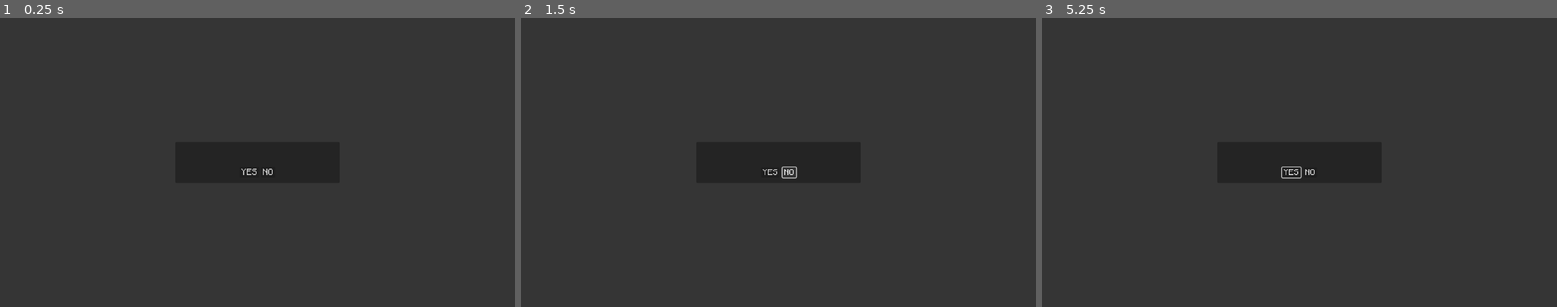
Above: before the commit, frames 1-3 (left to right).
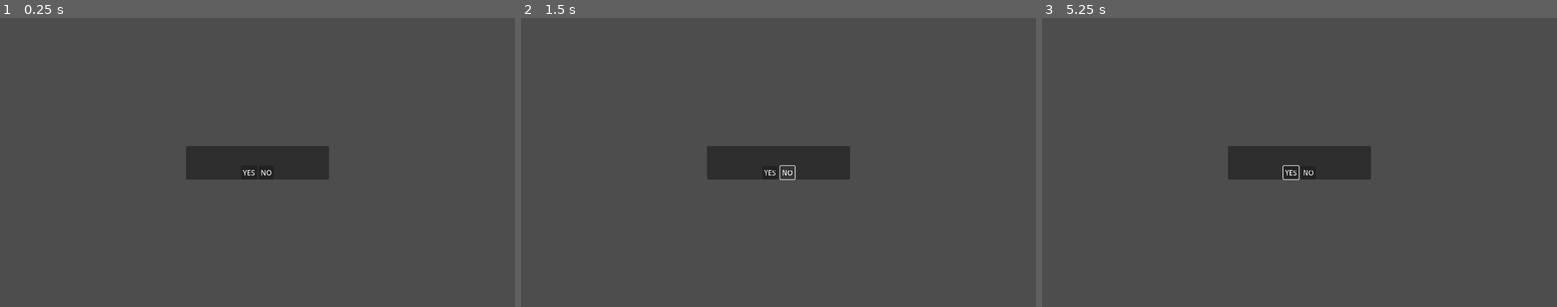
Above: after the commit, the same moments.

Repository: mikeredev/trader
Game: Godot game, scene res://ui/dialog/confirm/dialog_confirm.tscn
The game is run twice, just before and just after one commit, with the same random seed, the same clock (stepped at 60 frames per second) and the same inputs. This scene is started directly instead of the project's main scene.
Inputs (mouse positions are in pixels of both pictures, inside the frame that each line leads up to):
- Up to frame 1 (0.25 s): no input
- Up to frame 2 (1.5 s): click "YES" at 0.5 s; click "NO" at 1.25 s
- Up to frame 3 (5.25 s): move the mouse to (1412, 148) at 2.02 s; hold Right (ui_right) 2.03-2.78 s; click (1412, 148) at 2.17 s; move the mouse to (1196, 176) at 2.77 s; hold Down (ui_down) 2.78-3.53 s; click (1196, 176) at 2.92 s; move the mouse to (1351, 98) at 3.52 s; hold Right (ui_right) 3.53-4.28 s; click (1351, 98) at 3.67 s; move the mouse to (1273, 220) at 4.27 s; hold Up (ui_up) 4.28-5.03 s; click (1273, 220) at 4.42 s; move the mouse to (1454, 205) at 5.02 s; hold Left (ui_left) from 5.03 s (still down); click (1454, 205) at 5.17 s

The runs differ from the first frame. In frame 1, 1.5% of the frame differs, in the area x 34-66%, y 42-58%; in frame 2, 1.6%; in frame 3, 1.6%.
Error in both runs: Invalid call. Nonexistent function 'create_tween' in base 'Nil'. (res://ui/class/button/ui_button.gd:21)

Commit message:
ui splash fade

Diff:
--- a/common/global/system.gd
+++ b/common/global/system.gd
@@ -1,17 +1,16 @@
 extends Node ## Global access point to system-level utilities, services, and core loop.
 
 var _active_state: ActiveState
-var service: Dictionary[StringName, Service]
+var _services: Dictionary[StringName, Service]
 var _cache: Node2D # ensure wiped on reset
 
 
 func _ready() -> void:
-	 # pre-populate service alphabetically for convenience
+	 # pre-populate _services alphabetically for convenience
 	for type: Service.ServiceType in Service.ServiceType.values():
 		var service_id: StringName = _get_service_id(type)
-		service[service_id] = null
-	service.sort()
-	print(System.service.get("city_manager"))
+		_services[service_id] = null
+	_services.sort()
 
 
 func change_state(p_new: ActiveState) -> void:
@@ -44,7 +43,7 @@
 
 func get_service(p_type: Service.ServiceType) -> Service:
 	var display_name: StringName = _get_service_id(p_type)
-	return service.get(display_name, null)
+	return _services.get(display_name, null)
 
 
 func pause_game(p_paused: bool) -> void:
@@ -62,11 +61,11 @@
 	var display_name: StringName = _get_service_id(p_type)
 
 	# log if service is already running / TBD quickload considerations
-	if service.get(display_name):
+	if _services.get(display_name):
 		Debug.log_warning("Restarting service: %s" % display_name)
 
 	# add to existing slot (created in _ready())
-	service[display_name] = p_service
+	_services[display_name] = p_service
 	Debug.log_debug("Started service: %s" % display_name)
 
 
--- a/service/system/scene/scene_manager.gd
+++ b/service/system/scene/scene_manager.gd
@@ -101,12 +101,10 @@
 
 
 func get_confirmation(p_text: String, p_confirm_text: String = "YES", p_cancel_text: String = "NO") -> bool:
-	var box: String = FileLocation.DIALOG_CONFIRM
-	var modal: DialogConfirm = create_scene(box) # add_to_ui(box, UI.ContainerType.DIALOG)
-	var ui: UI = get_ui()
-	ui.splash.add_scene(modal)
+	var modal: DialogConfirm = _ui.splash.add_modal(FileLocation.DIALOG_CONFIRM, Color.RED, 0.5)
 	modal.configure(p_text, p_confirm_text, p_cancel_text)
 	var result: bool = await modal.await_input()
+	_ui.splash.reset_fade()
 	return result
 
 
--- a/ui/dialog/confirm/dialog_confirm.gd
+++ b/ui/dialog/confirm/dialog_confirm.gd
@@ -1,8 +1,8 @@
-class_name DialogConfirm extends Control
+class_name DialogConfirm extends PanelContainer
 
 signal completed(p_result: bool)
 
-@onready var ui_confirm: Button = %ConfirmButton
+@onready var ui_confirm: Button = %ConfirmButton # use custom UIButton
 @onready var ui_cancel: Button = %CancelButton
 @onready var ui_text: Label = %ConfirmationLabel
 
@@ -40,14 +40,14 @@
 	ui_cancel.text = p_cancel_text
 	var height: int = (ui_text.get_line_count() * ui_text.get_line_height()) + ui_text.get_line_height()
 	ui_text.custom_minimum_size = Vector2(ui_text.size.x, height)
-	Debug.log_debug("Presented confirmation: %s" % p_text)
+	Debug.log_verbose("Presented confirmation: %s" % p_text)
 
 
-func await_input() -> bool:
-	System.pause_game(true)
+func await_input(p_pause: bool = false) -> bool:
+	if p_pause: System.pause_game(true)
 	var result: bool = await completed
-	System.pause_game(false)
-	self.queue_free()
+	if p_pause: System.pause_game(false)
+	call_deferred("queue_free")
 	return result
 
 
--- a/ui/dialog/confirm/dialog_confirm.tscn
+++ b/ui/dialog/confirm/dialog_confirm.tscn
@@ -1,6 +1,5 @@
-[gd_scene load_steps=6 format=3 uid="uid://d0nnf6m4pq68q"]
+[gd_scene load_steps=5 format=3 uid="uid://d0nnf6m4pq68q"]
 
-[ext_resource type="Theme" uid="uid://b1ls81hnrxdmt" path="res://assets/theme/dialog.tres" id="1_uongy"]
 [ext_resource type="Script" uid="uid://73nt43y1k8qb" path="res://ui/dialog/confirm/dialog_confirm.gd" id="2_ngmx8"]
 [ext_resource type="Script" uid="uid://dg8figbfpd7wl" path="res://ui/class/button/ui_button.gd" id="3_0jnfy"]
 
@@ -11,28 +10,7 @@
 [sub_resource type="Shortcut" id="Shortcut_04lmv"]
 events = [SubResource("InputEventKey_yobuf")]
 
-[node name="DialogConfirm" type="Control"]
-process_mode = 3
-layout_mode = 3
-anchors_preset = 15
-anchor_right = 1.0
-anchor_bottom = 1.0
-grow_horizontal = 2
-grow_vertical = 2
-theme = ExtResource("1_uongy")
-script = ExtResource("2_ngmx8")
-
-[node name="ColorRect" type="ColorRect" parent="."]
-layout_mode = 1
-anchors_preset = 15
-anchor_right = 1.0
-anchor_bottom = 1.0
-grow_horizontal = 2
-grow_vertical = 2
-color = Color(0.0705882, 0.0705882, 0.0705882, 0.4)
-
-[node name="PanelContainer" type="PanelContainer" parent="."]
-layout_mode = 1
+[node name="DialogConfirm" type="PanelContainer"]
 anchors_preset = 8
 anchor_left = 0.5
 anchor_top = 0.5
@@ -44,31 +22,32 @@
 offset_bottom = 29.0
 grow_horizontal = 2
 grow_vertical = 2
+script = ExtResource("2_ngmx8")
 
-[node name="MarginContainer" type="MarginContainer" parent="PanelContainer"]
+[node name="MarginContainer" type="MarginContainer" parent="."]
 layout_mode = 2
 
-[node name="VBoxContainer" type="VBoxContainer" parent="PanelContainer/MarginContainer"]
+[node name="VBoxContainer" type="VBoxContainer" parent="MarginContainer"]
 layout_mode = 2
 
-[node name="ConfirmationLabel" type="Label" parent="PanelContainer/MarginContainer/VBoxContainer"]
+[node name="ConfirmationLabel" type="Label" parent="MarginContainer/VBoxContainer"]
 unique_name_in_owner = true
 custom_minimum_size = Vector2(320, 40)
 layout_mode = 2
 
-[node name="HBoxContainer" type="HBoxContainer" parent="PanelContainer/MarginContainer/VBoxContainer"]
+[node name="HBoxContainer" type="HBoxContainer" parent="MarginContainer/VBoxContainer"]
 layout_mode = 2
 size_flags_horizontal = 4
 size_flags_vertical = 8
 
-[node name="ConfirmButton" type="Button" parent="PanelContainer/MarginContainer/VBoxContainer/HBoxContainer"]
+[node name="ConfirmButton" type="Button" parent="MarginContainer/VBoxContainer/HBoxContainer"]
 unique_name_in_owner = true
 layout_mode = 2
 text = "YES"
 script = ExtResource("3_0jnfy")
 metadata/_custom_type_script = "uid://dg8figbfpd7wl"
 
-[node name="CancelButton" type="Button" parent="PanelContainer/MarginContainer/VBoxContainer/HBoxContainer"]
+[node name="CancelButton" type="Button" parent="MarginContainer/VBoxContainer/HBoxContainer"]
 unique_name_in_owner = true
 layout_mode = 2
 shortcut = SubResource("Shortcut_04lmv")
--- a/ui/hud/components/game_options_panel.gd
+++ b/ui/hud/components/game_options_panel.gd
@@ -24,4 +24,4 @@
 	System.pause_game(p_toggled)
 
 func _on_game_quit() -> void:
-	print("ok")
+	System.quit_game()
--- a/ui/hud/hud.gd
+++ b/ui/hud/hud.gd
@@ -17,6 +17,10 @@
 	Debug.log_debug("Created HUD Overlay: %s" % get_path())
 
 
+func clear() -> void:
+	pass # clear notifs etc, used on soft reset
+
+
 func setup() -> void:
 	info_bar.setup()
 	notification_area.setup()
@@ -24,9 +28,5 @@
 	game_options.setup()
 
 
-func clear() -> void:
-	pass # clear notifs etc, used on soft reset
-
-
 func _on_test_alert_button_pressed() -> void:
 	EventBus.create_notification.emit("test message")
--- a/ui/splash/splash_ui.gd
+++ b/ui/splash/splash_ui.gd
@@ -1,28 +1,45 @@
 class_name SplashUI extends Control
 
 var _fade: ColorRect
-
+var tween: Tween
 
 func _init() -> void:
 	name = "Splash"
+
+
+func add_modal(p_scene: Variant, p_fade: Color, p_alpha: float, p_block_mouse: bool = true) -> DialogConfirm:
+	var modal: DialogConfirm = Service.scene_manager.create_scene(p_scene) # extend to ModalUI?
+	add_child(modal)
+	set_fade(p_fade, p_alpha, p_block_mouse)
+	Debug.log_debug("Added modal: %s" % modal.get_path())
+	return modal
+
+
+func reset_fade() -> void:
+	tween = Service.scene_manager.create_tween(_fade, "modulate:a", 0.0, 0.2)
+	tween.parallel().tween_property(_fade, "color", Color.BLACK, 0.8)
+	_fade.mouse_filter = Control.MOUSE_FILTER_IGNORE
+
+
+func set_fade(p_fade: Color, p_alpha: float, p_block_mouse: bool) -> void:
+	tween = Service.scene_manager.create_tween(_fade, "modulate:a", p_alpha, 0.2)
+	tween.parallel().tween_property(_fade, "color", p_fade, 0.8)
+	if p_block_mouse:
+		_fade.mouse_filter = Control.MOUSE_FILTER_STOP
+	else:
+		_fade.mouse_filter = Control.MOUSE_FILTER_IGNORE
+	Debug.log_verbose("Fade color: %s, alpha: %.1f, blocked: %s" % [p_fade.to_html(), p_alpha, p_block_mouse])
 
 
 func setup() -> void:
 	_add_fade()
 
 
-func set_fade(p_color: Color, p_alpha: float, p_block_mouse: bool) -> void:
-	_fade.color = p_color
-	_fade.color.a = p_alpha
-	if p_block_mouse: _fade.mouse_filter = Control.MOUSE_FILTER_STOP
-	else: _fade.mouse_filter = Control.MOUSE_FILTER_IGNORE
-
-
 func _add_fade() -> void:
 	_fade = ColorRect.new()
 	_fade.name = "Fade"
 	_fade.color = Color.BLACK
-	_fade.color.a = 0.0 # start clear
+	_fade.color.a = 0.0 # always start clear
 	_fade.set_anchors_preset(Control.PRESET_FULL_RECT)
 	_fade.mouse_filter = Control.MOUSE_FILTER_IGNORE
 	add_child(_fade)
--- a/ui/start/start_menu.gd
+++ b/ui/start/start_menu.gd
@@ -104,6 +104,9 @@
 		nav_content.add_child(submenu)
 		cache[p_submenu] = submenu
 
+	# activate splash fade
+	#Service.scene_manager._ui.splash.set_fade(Color.RED, 0.4, false)
+
 	# modulate submenu to transparent and fade in
 	tween = Service.scene_manager.create_tween(submenu, "modulate:a", 1.0, MENU_IN)
 
